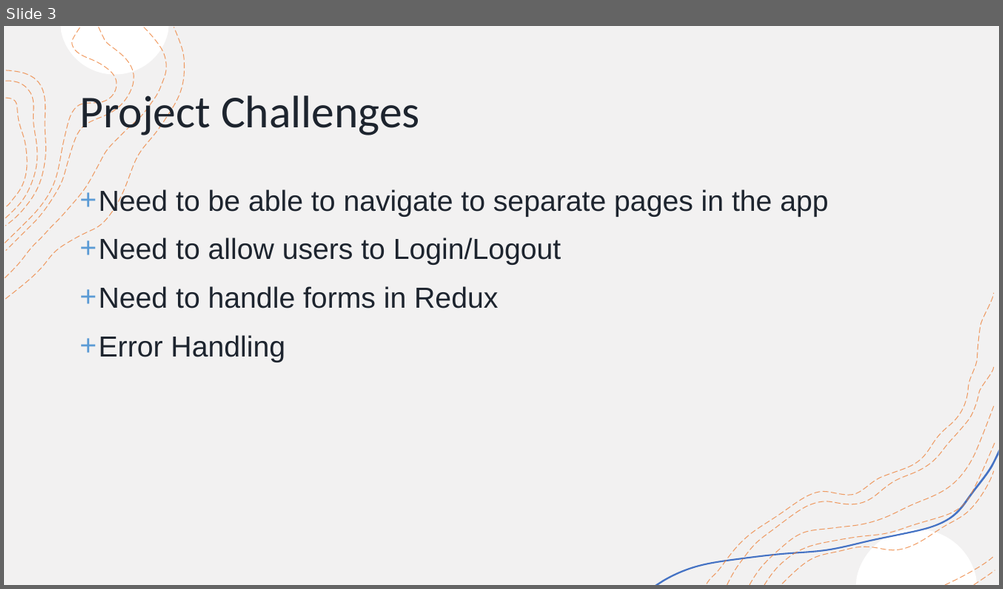
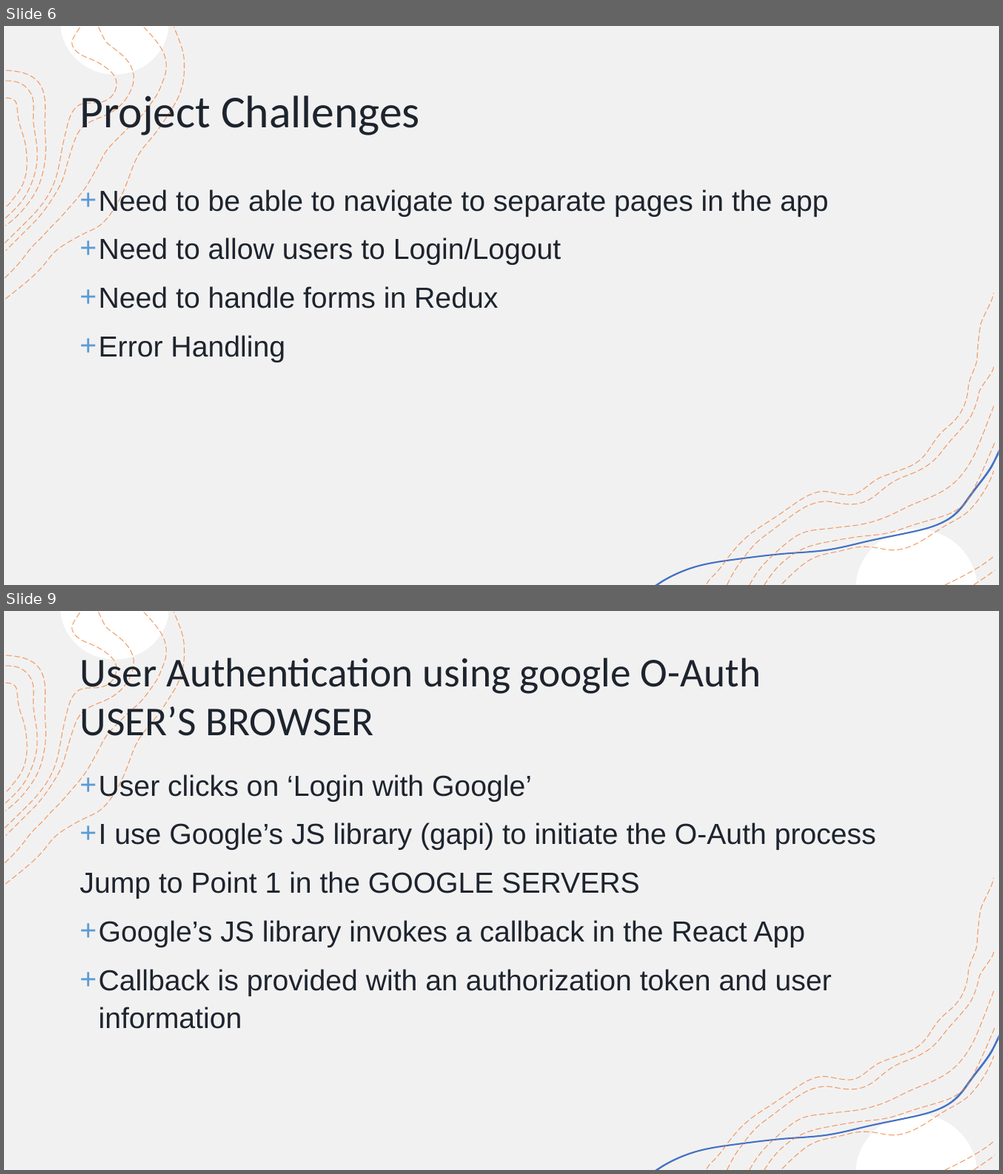
Before and after one commit to SudarshanSuryaprakash/ASM, a slide deck: ProjectPresentation.pptx. Shown one above the other, each under a label of ours: slide 3 before the commit, slides 6 and 9 after it; the slides between them are not shown. The pictures are 1003x589 and 1003x1174 pixels, drawn with LibreOffice and Linux fonts; fonts in the diff are those of the drawing. Boxes give left, top, right and bottom in pixels: in the first picture for what was removed or moved away, otherwise in the second. Text is boxed around its words. In the diff, an @@ line names an element or a change of style, - is before the commit and + after.

Commit message:
presentation & api server

```diff
--- a/ProjectPresentation.pptx
+++ b/ProjectPresentation.pptx
@@ slide 9 added at (4, 611, 999, 1170), background #FFFFFF; not listed: 18 template elements that a slide beside it also shows @@
@@ title added at (79, 652, 760, 746), 39.6 pt, text #1D242E @@
+User Authentication using google O-Auth
+USER’S BROWSER
@@ text added at (79, 774, 876, 1029), 28 pt, text #1D242E @@
++ User clicks on ‘Login with Google’
++ I use Google’s JS library (gapi) to initiate the O-Auth process
+Jump to Point 1 in the GOOGLE SERVERS
++ Google’s JS library invokes a callback in the React App
++ Callback is provided with an authorization token and user information
@@ what was slide 3 is now slide 6 @@
```
Also in this commit, not shown: 1 slide changed, 12 other slides added, 1 slide removed, 4 other files.
